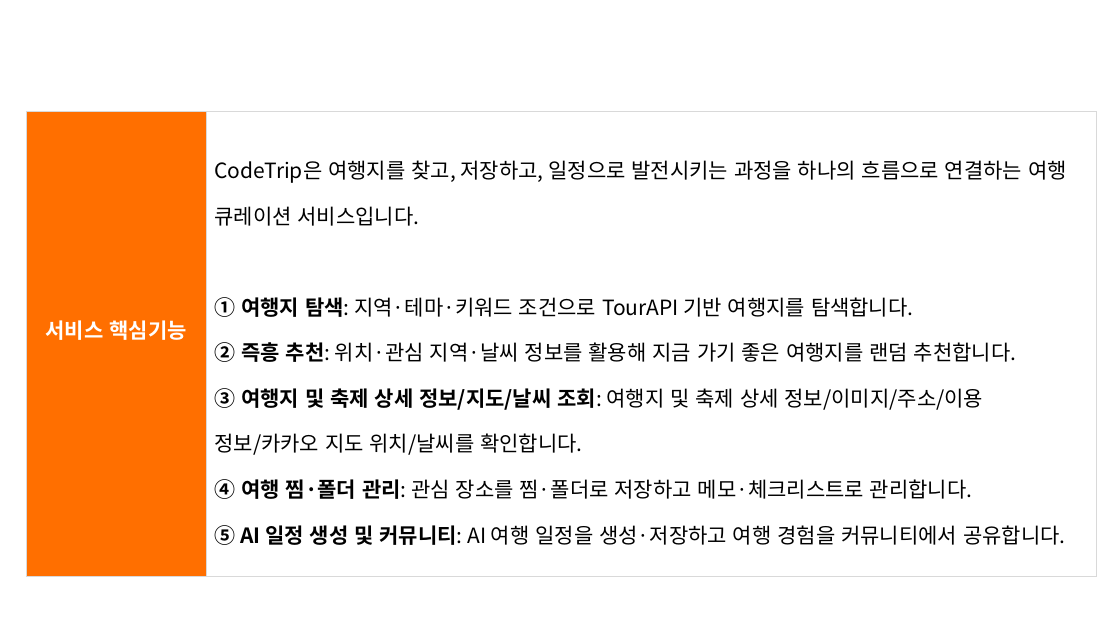
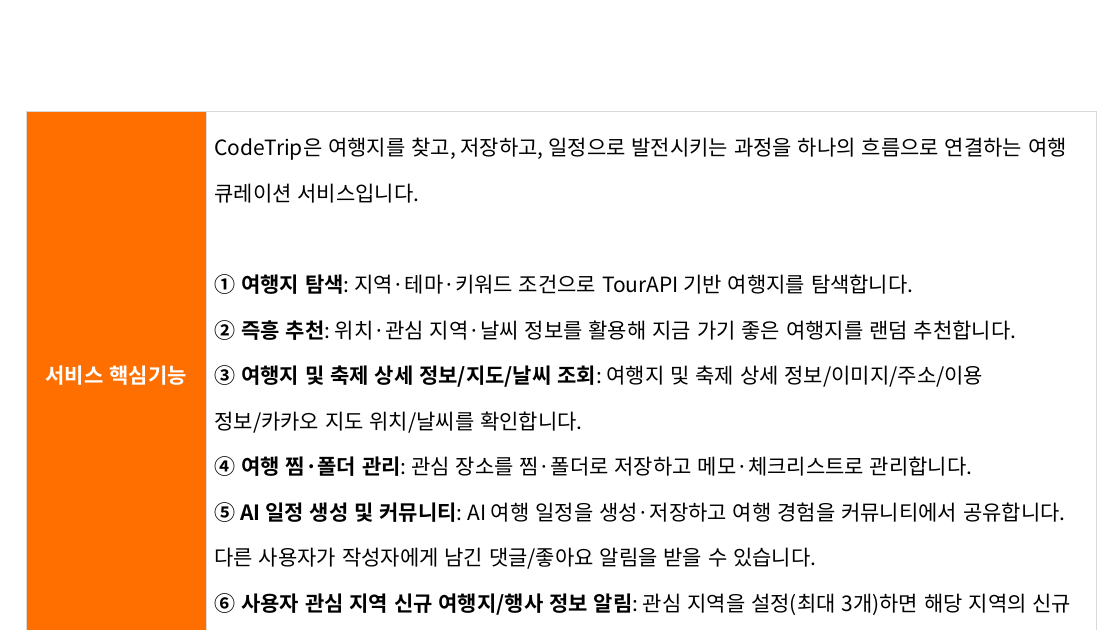
Before and after one commit to dorigum/CodeTrip-firebase-log, a slide deck: slide 3 of output/contest/2026 관광데이터 활용 공모전 웹앱 개발 부문 기능설명서 최종_CodeTrip(구도연).pptx. Drawn at 1120x630 pixels with LibreOffice and Linux fonts; fonts in the diff are those of the drawing; background and template pictures are left out. Boxes give left, top, right and bottom in pixels: in the first picture for what was removed or moved away, otherwise in the second. Text is boxed around its words. In the diff, an @@ line names an element or a change of style, - is before the commit and + after.

```diff
--- a/output/contest/2026 관광데이터 활용 공모전 웹앱 개발 부문 기능설명서 최종_CodeTrip(구도연).pptx
+++ b/output/contest/2026 관광데이터 활용 공모전 웹앱 개발 부문 기능설명서 최종_CodeTrip(구도연).pptx
@@ table at (26, 112, 1096, 619) @@
-row 1, column 2: CodeTrip은 여행지를 찾고, 저장하고, 일정으로 발전시키는 과정을 하나의 흐름으로 연결하는 여행 큐레이션 서비스입니다. / ① 여행지 탐색: 지역·테마·키워드 조건으로 TourAPI 기반 여행지를 탐색합니다. / ② 즉흥 추천: 위치·관심 지역·날씨 정보를 활용해 지금 가기 좋은 여행지를 랜덤 추천합니다. / ③ 여행지 및 축제 상세 정보/지도/날씨 조회: 여행지 및 축제 상세 정보/이미지/주소/이용 정보/카카오 지도 위치/날씨를 확인합니다. / ④ 여행 찜·폴더 관리: 관심 장소를 찜·폴더로 저장하고 메모·체크리스트로 관리합니다. / ⑤ AI 일정 생성 및 커뮤니티: AI 여행 일정을 생성·저장하고 여행 경험을 커뮤니티에서 공유합니다.
+row 1, column 2: CodeTrip은 여행지를 찾고, 저장하고, 일정으로 발전시키는 과정을 하나의 흐름으로 연결하는 여행 큐레이션 서비스입니다. / ① 여행지 탐색: 지역·테마·키워드 조건으로 TourAPI 기반 여행지를 탐색합니다. / ② 즉흥 추천: 위치·관심 지역·날씨 정보를 활용해 지금 가기 좋은 여행지를 랜덤 추천합니다. / ③ 여행지 및 축제 상세 정보/지도/날씨 조회: 여행지 및 축제 상세 정보/이미지/주소/이용 정보/카카오 지도 위치/날씨를 확인합니다. / ④ 여행 찜·폴더 관리: 관심 장소를 찜·폴더로 저장하고 메모·체크리스트로 관리합니다. / ⑤ AI 일정 생성 및 커뮤니티: AI 여행 일정을 생성·저장하고 여행 경험을 커뮤니티에서 공유합니다. 다른 사용자가 작성자에게 남긴 댓글/좋아요 알림을 받을 수 있습니다. / ⑥ 사용자 관심 지역 신규 여행지/행사 정보 알림: 관심 지역을 설정(최대 3개)하면 해당 지역의 신규 여행지 및 행사 정보를 알림으로 보여줍니다.
```
Also in this commit, not shown: 7 other slides changed, 1 slide added, 1 other file.
